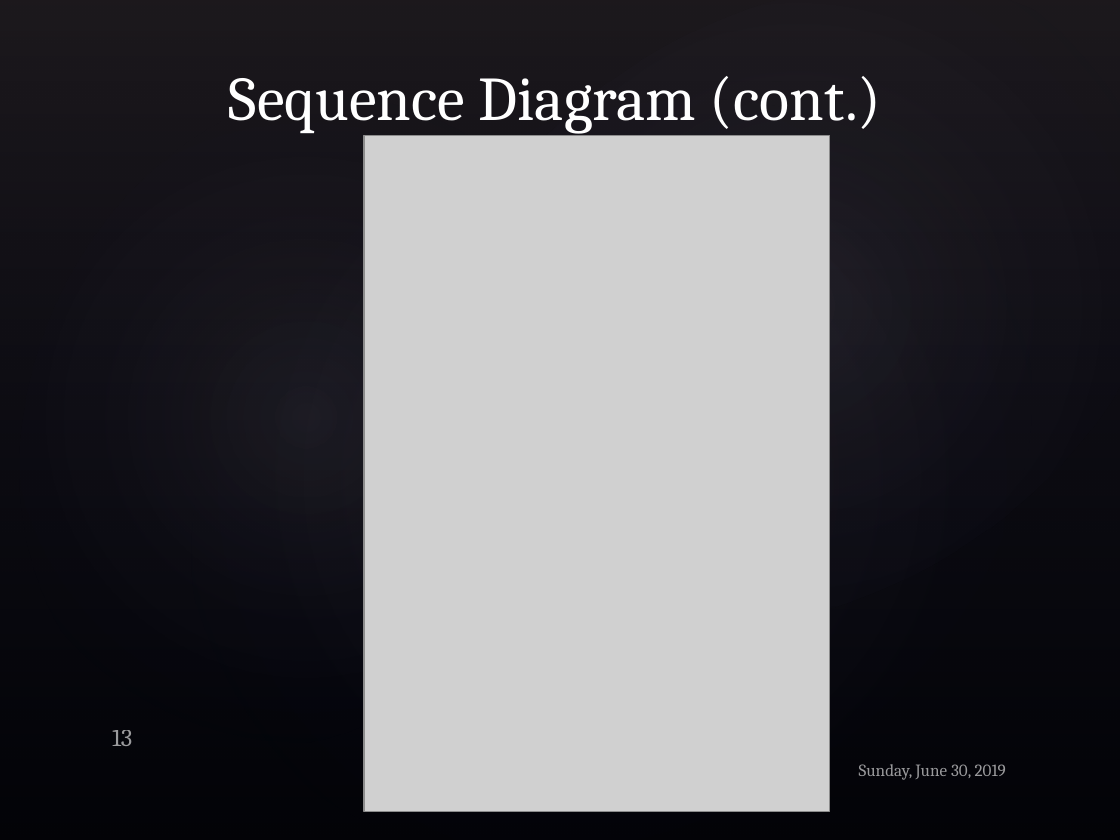
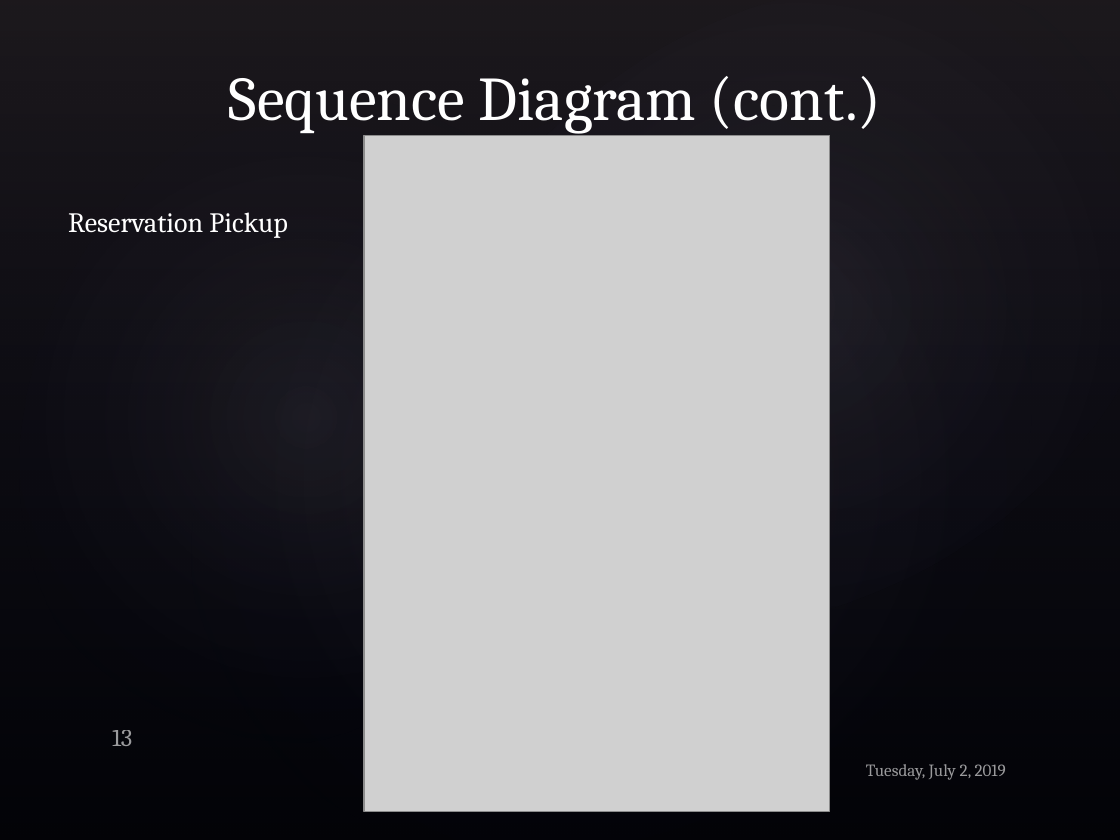
Before and after one commit to iv1660yg/MSU-ICS-370, a slide deck: slide 13 of Project_Elaboration_1.pptx. Drawn at 1120x840 pixels with LibreOffice and Linux fonts; fonts in the diff are those of the drawing; grey boxes stand for pictures; background and template pictures are left out. Boxes give left, top, right and bottom in pixels: in the first picture for what was removed or moved away, otherwise in the second. Text is boxed around its words. In the diff, an @@ line names an element or a change of style, - is before the commit and + after.

```diff
--- a/Project_Elaboration_1.pptx
+++ b/Project_Elaboration_1.pptx
@@ text added at <box>68,212,288,238</box>, 18 pt, text #FFFFFF @@
+Reservation Pickup
@@ text at <box>866,764,1006,780</box>: text changed @@
-Sunday, June 30, 2019
+Tuesday, July 2, 2019
```
Also in this commit, not shown: 7 other slides changed.
